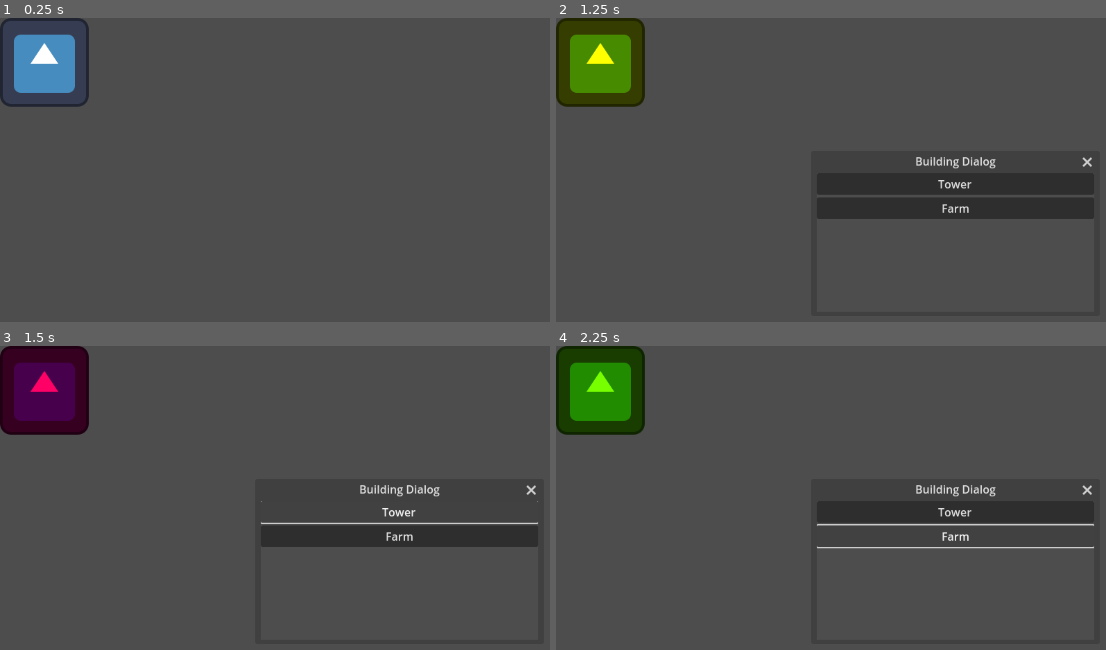
Above: before the commit, frames 1-4 (two rows, left to right).
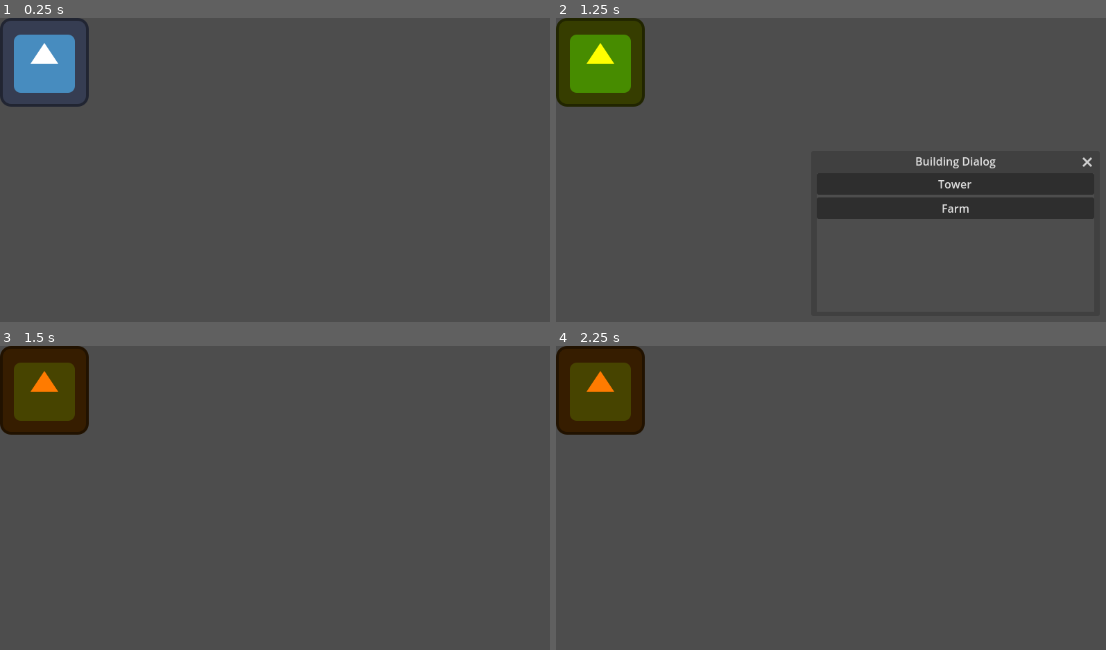
Above: after the commit, the same moments.

Repository: TheSephyr/Miner
Game: Godot game, scene res://tile.tscn
Same seed, same stepped clock (60 frames per second), same inputs: the game is played once before the commit and once after it. This scene is started directly instead of the project's main scene. The engine's default icon, where the game draws it, is replaced by a stand-in: a white triangle on a blue panel in a dark square.
Inputs (mouse positions are in pixels of both pictures, inside the frame that each line leads up to):
- Up to frame 1 (0.25 s): no input
- Up to frame 2 (1.25 s): tap Enter at 0.5 s; move the mouse to (600, 63) at 0.52 s; click (600, 63) at 0.67 s
- Up to frame 3 (1.5 s): click "Tower" at 1.25 s
- Up to frame 4 (2.25 s): click (957, 537) at 2 s, where only the run before the commit has a clickable "Farm"

Frames 1-2 are identical in both runs. In frame 3, 8.1% of the frame differs, in the area x 0-98%, y 0-67%; in frame 4, 8.7%.

Commit message:
Reworked TileSwitch

Diff:
--- a/tile.gd
+++ b/tile.gd
@@ -1,5 +1,6 @@
 extends Node2D
 
+const towerScene = preload("res://tower.tscn")
 @onready var sprite = $Sprite2D
 @onready var buildDialog = $BuildDialog
 var hover: bool = false
@@ -40,8 +41,12 @@
 
 
 func _on_tower_button_down():
-	currentType = TowerType.TOWER
-	updateColor()
+	var tower: Node2D = towerScene.instantiate()
+	print(position)
+	tower.position = position
+	print(tower.position)
+	get_parent().add_child(tower)
+	queue_free()
 
 
 
--- /dev/null
+++ b/tower.tscn
@@ -0,0 +1,53 @@
+[gd_scene load_steps=4 format=3 uid="uid://dq5qhup33bptt"]
+
+[ext_resource type="Script" path="res://tile.gd" id="1_u5ams"]
+[ext_resource type="Texture2D" uid="uid://tcxawwtwjkef" path="res://icon.svg" id="2_il2oi"]
+
+[sub_resource type="RectangleShape2D" id="RectangleShape2D_oi1oi"]
+size = Vector2(128, 128)
+
+[node name="Tower" type="Node2D"]
+script = ExtResource("1_u5ams")
+metadata/_edit_lock_ = true
+
+[node name="Sprite2D" type="Sprite2D" parent="."]
+modulate = Color(1, 0.482353, 0, 1)
+position = Vector2(64, 64)
+texture = ExtResource("2_il2oi")
+
+[node name="StaticBody2D" type="StaticBody2D" parent="."]
+position = Vector2(64, 64)
+input_pickable = true
+
+[node name="CollisionShape2D" type="CollisionShape2D" parent="StaticBody2D"]
+shape = SubResource("RectangleShape2D_oi1oi")
+
+[node name="BuildDialog" type="Window" parent="."]
+title = "Building Dialog"
+initial_position = 1
+size = Vector2i(400, 200)
+visible = false
+
+[node name="VBoxContainer" type="VBoxContainer" parent="BuildDialog"]
+anchors_preset = 10
+anchor_right = 1.0
+offset_bottom = 66.0
+grow_horizontal = 2
+
+[node name="Tower" type="Button" parent="BuildDialog/VBoxContainer"]
+layout_mode = 2
+text = "Tower"
+
+[node name="Farm" type="Button" parent="BuildDialog/VBoxContainer"]
+layout_mode = 2
+text = "Farm"
+
+[node name="FiringStart" type="Marker2D" parent="."]
+position = Vector2(64, 64)
+
+[connection signal="input_event" from="StaticBody2D" to="." method="_on_static_body_2d_input_event" flags=18]
+[connection signal="mouse_entered" from="StaticBody2D" to="." method="_on_static_body_2d_mouse_entered" flags=18]
+[connection signal="mouse_exited" from="StaticBody2D" to="." method="_on_static_body_2d_mouse_exited" flags=18]
+[connection signal="close_requested" from="BuildDialog" to="." method="_on_build_dialog_close_requested" flags=18]
+[connection signal="button_down" from="BuildDialog/VBoxContainer/Tower" to="." method="_on_tower_button_down" flags=18]
+[connection signal="button_down" from="BuildDialog/VBoxContainer/Farm" to="." method="_on_farm_button_down" flags=18]
